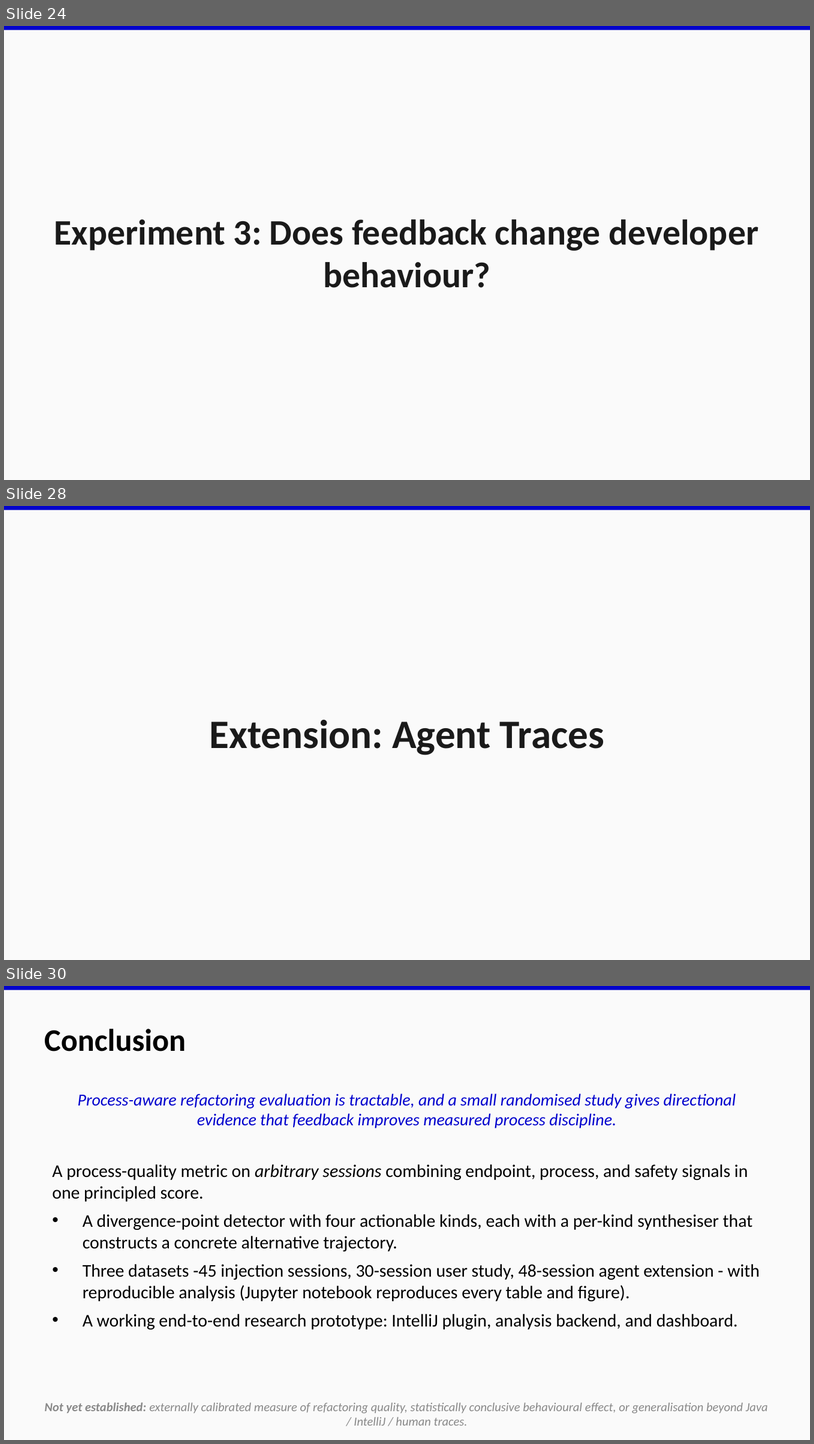
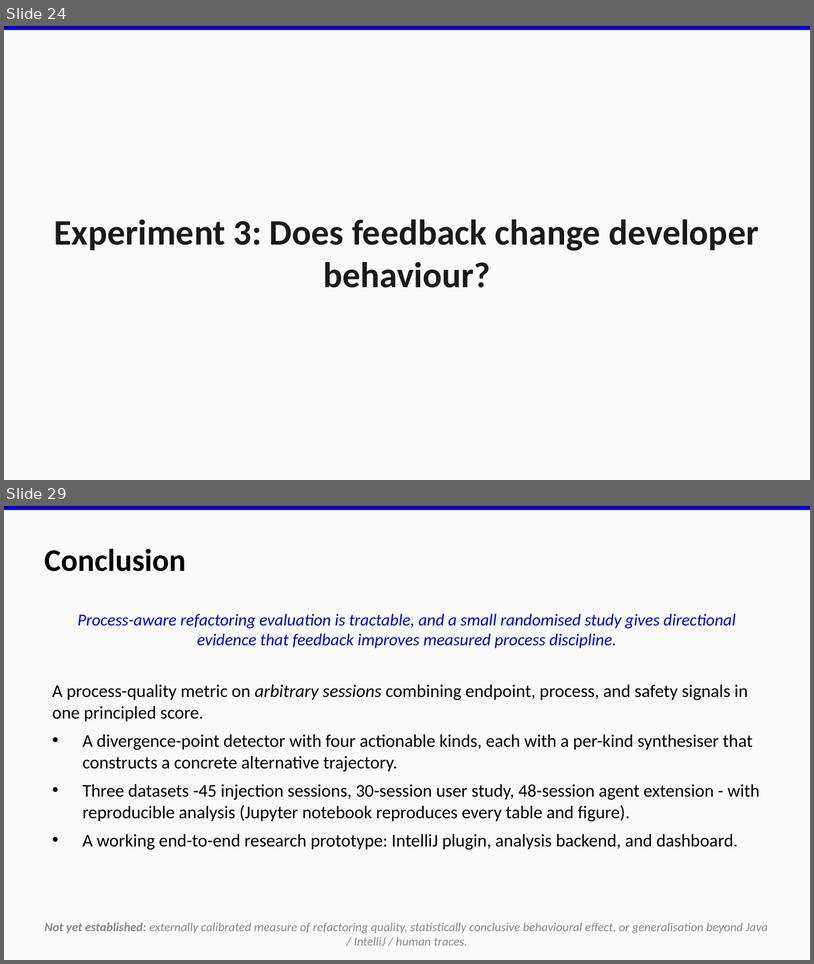
Before and after one commit to EthanHosier/fyp, a slide deck: presentation/slides.pptx. Shown one above the other, each under a label of ours: slides 24, 28 and 30 before the commit, slides 24 and 29 after it; the slides between them are not shown. The pictures are 814x1444 and 814x964 pixels, drawn with LibreOffice and Linux fonts; fonts in the diff are those of the drawing. Boxes give left, top, right and bottom in pixels: in the first picture for what was removed or moved away, otherwise in the second. Text is boxed around its words. In the diff, an @@ line names an element or a change of style, - is before the commit and + after.

```diff
--- a/presentation/slides.pptx
+++ b/presentation/slides.pptx
@@ slide 28 removed at [4,506,810,960], background #FAFAFA; not listed: 1 template element that a slide beside it also shows @@
@@ text removed at [209,720,605,755] @@
-Extension: Agent Traces
@@ what was slide 30 is now slide 29 @@
```
Also in this commit, not shown: 3 slides changed, 1 other file.
